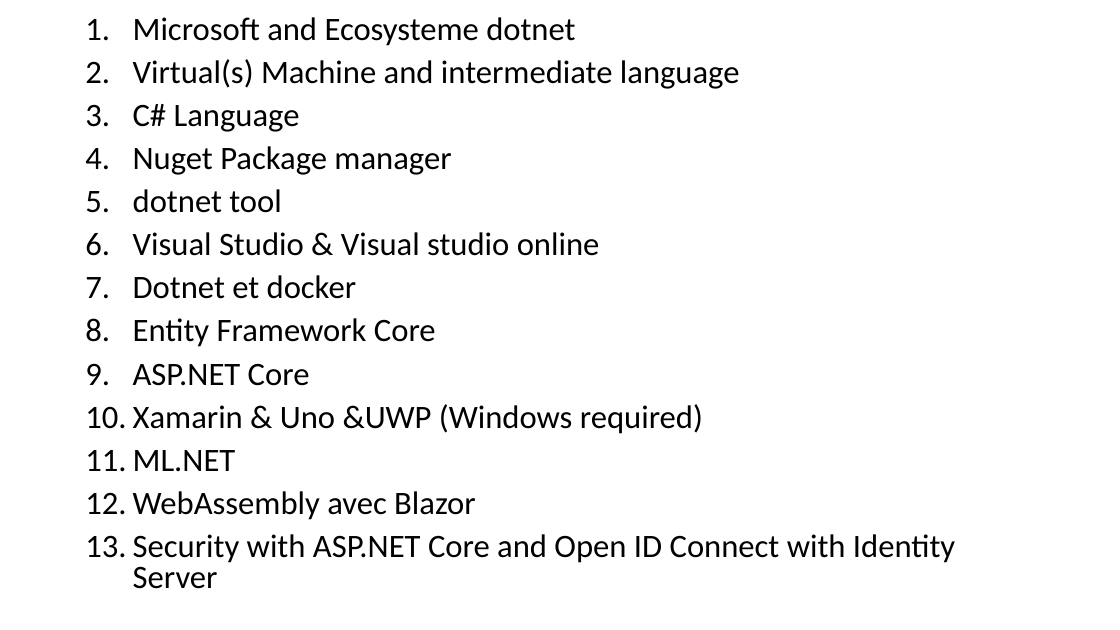
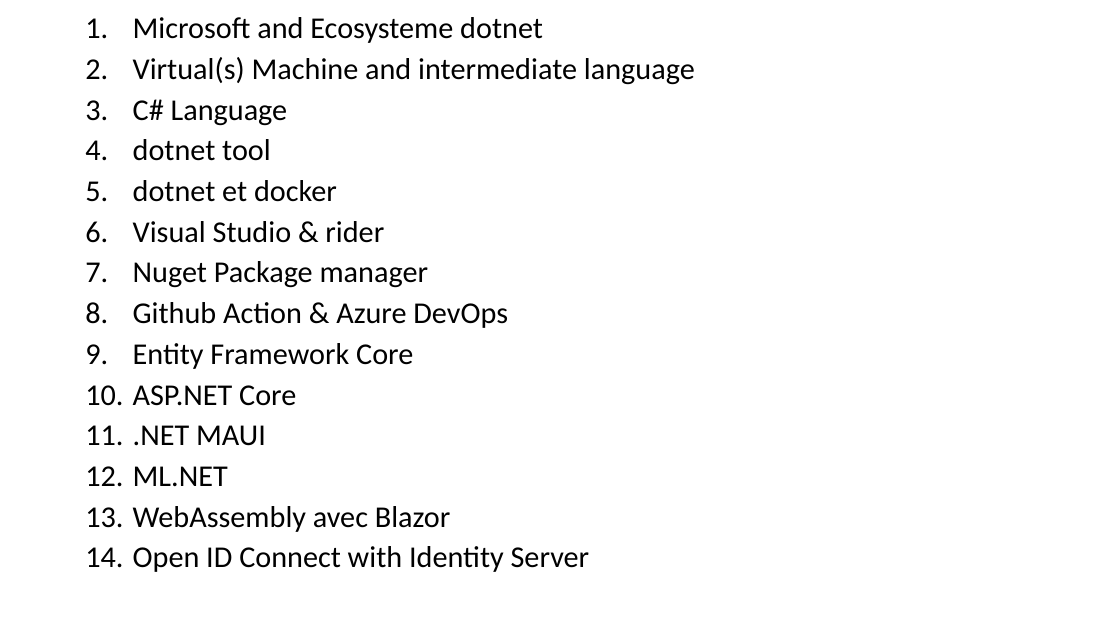
Before and after one commit to guillaume-chervet/course.dotnet, a slide deck: slide 4 of documentations/dotnet6.pptx. Drawn at 1120x630 pixels with LibreOffice and Linux fonts; fonts in the diff are those of the drawing. Boxes give left, top, right and bottom in pixels: in the first picture for what was removed or moved away, otherwise in the second. Text is boxed around its words. In the diff, an @@ line names an element or a change of style, - is before the commit and + after.

```diff
--- a/documentations/dotnet6.pptx
+++ b/documentations/dotnet6.pptx
@@ text at [133, 17, 695, 532]: size 28 to 25.9 pt in "Microsoft and Ecosysteme dotnet", "Virtual(s) Machine and intermediate language", "C# Language", "Nuget Package manager" and 4 more places @@
@@ text at [133, 139, 384, 243]: paragraphs added @@
+4. dotnet tool
+5. dotnet et docker
+6. Visual Studio & rider
@@ text at [133, 302, 508, 328]: text changed; size 28 to 25.9 pt @@
-5. dotnet tool
-6. Visual Studio & Visual studio online
-7. Dotnet et docker
+8. Github Action & Azure DevOps
@@ text at [133, 425, 266, 446]: text changed; size 28 to 25.9 pt @@
-10. Xamarin & Uno &UWP (Windows required)
+11. .NET MAUI
@@ text at [133, 546, 590, 572]: text changed; size 28 to 25.9 pt @@
-13. Security with ASP.NET Core and Open ID Connect with Identity Server
+14. Open ID Connect with Identity Server
```
Also in this commit, not shown: 8 other slides changed, 4 slides added, 4 slides removed, 1 other file.
